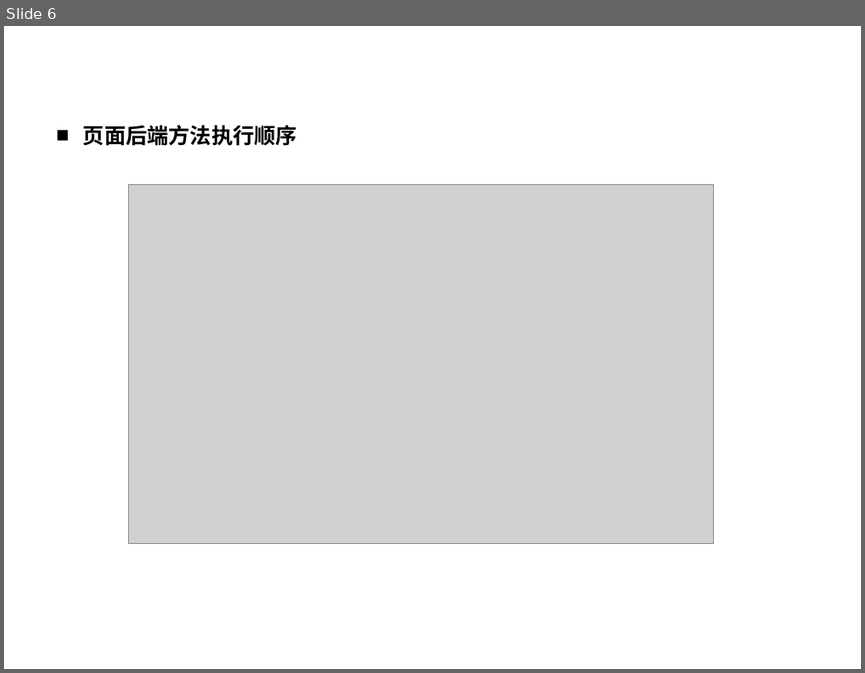
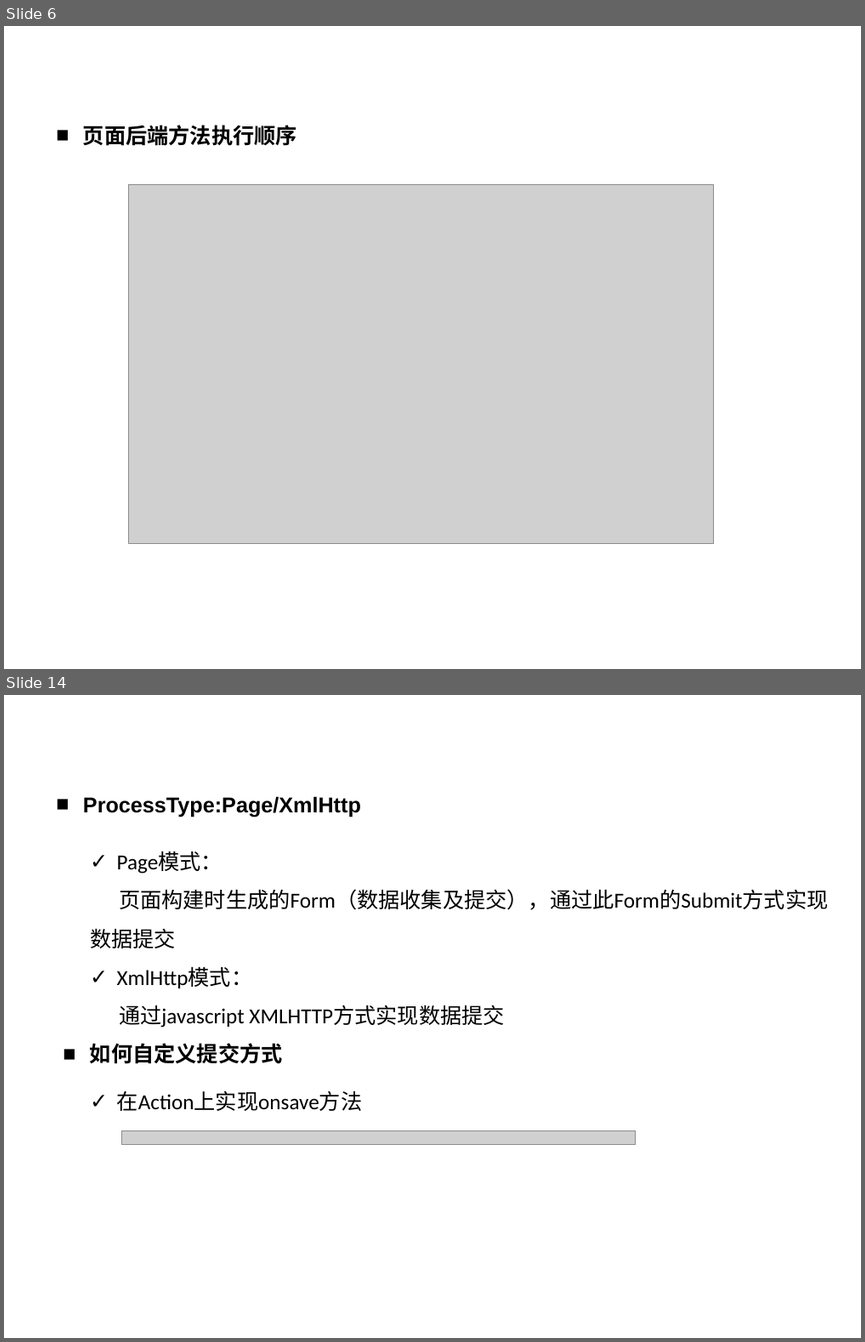
Before and after one commit to cwzyj157/Document, a slide deck: 技术分享/讲解AppForm.pptx. Shown one above the other, each under a label of ours: slide 6 before the commit, slides 6 and 14 after it; the slides between them are not shown. The pictures are 865x673 and 865x1342 pixels, drawn with LibreOffice and Linux fonts; fonts in the diff are those of the drawing; grey boxes stand for pictures; background and template pictures are left out. Boxes give left, top, right and bottom in pixels: in the first picture for what was removed or moved away, otherwise in the second. Text is boxed around its words. In the diff, an @@ line names an element or a change of style, - is before the commit and + after.

```diff
--- a/技术分享/讲解AppForm.pptx
+++ b/技术分享/讲解AppForm.pptx
@@ slide 14 added at <box>4,695,861,1338</box>, background picture (left out) @@
@@ text added at <box>83,796,361,817</box>, 18 pt, text #000000, bold @@
+■ ProcessType:Page/XmlHttp
@@ text added at <box>117,851,828,1027</box>, 18 pt, text #000000 @@
+✓ Page模式：
+页面构建时生成的Form（数据收集及提交），通过此Form的Submit方式实现数据提交
+✓ XmlHttp模式：
+通过javascript XMLHTTP方式实现数据提交
@@ text added at <box>90,928,176,948</box>, 32 pt, text #FFFFFF, bold @@
+前端如何收集数据
@@ text added at <box>90,1043,283,1064</box>, 18 pt, text #000000, bold @@
+■ 如何自定义提交方式
@@ text added at <box>117,1090,363,1111</box>, 18 pt, text #000000 @@
+✓ 在Action上实现onsave方法
@@ picture added at <box>122,1130,636,1145</box> @@
```
Also in this commit, not shown: 10 slides changed, 8 other slides added, 1 slide removed, 2 other files.
